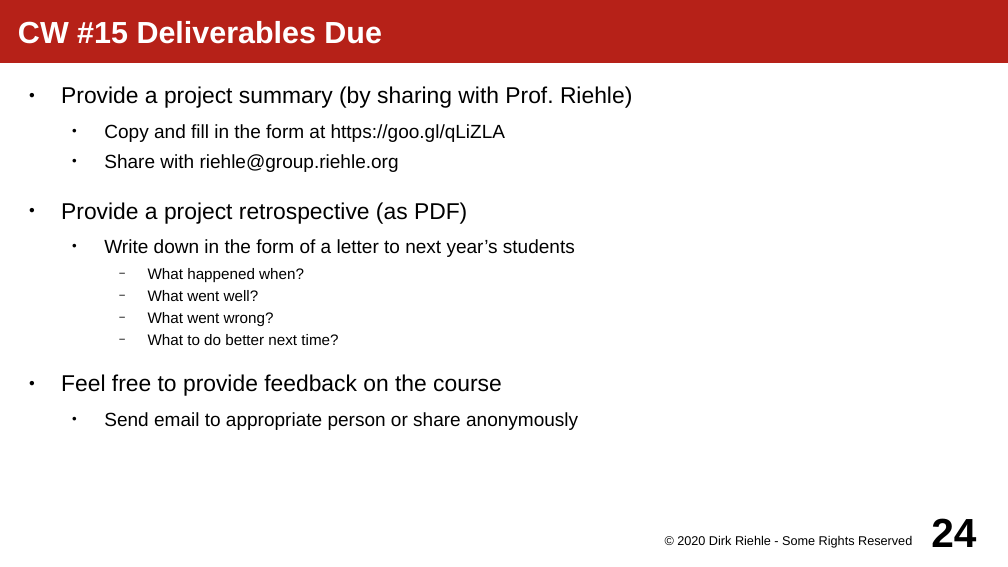
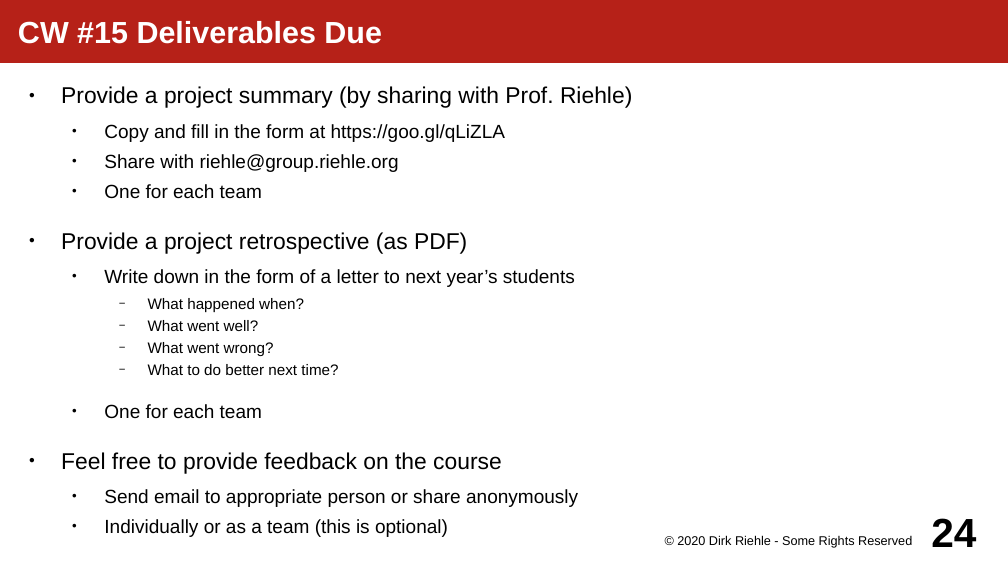
Before and after one commit to dirkriehle/amos-course, a slide deck: slide 24 of Lecture slides/AMOS A02 - Course Schedule.odp. Drawn at 1008x567 pixels with LibreOffice and Linux fonts; fonts in the diff are those of the drawing. Boxes give left, top, right and bottom in pixels: in the first picture for what was removed or moved away, otherwise in the second. Text is boxed around its words. In the diff, an @@ line names an element or a change of style, - is before the commit and + after.

```diff
--- a/Lecture slides/AMOS A02 - Course Schedule.odp
+++ b/Lecture slides/AMOS A02 - Course Schedule.odp
@@ text at bbox=[104, 184, 262, 199]: paragraph added @@
+  ● One for each team
@@ text at bbox=[104, 404, 262, 419]: paragraph added @@
+  ● One for each team
@@ text at bbox=[104, 519, 448, 537]: paragraph added @@
+  ● Individually or as a team (this is optional)
```
Also in this commit, not shown: 1 other file.
